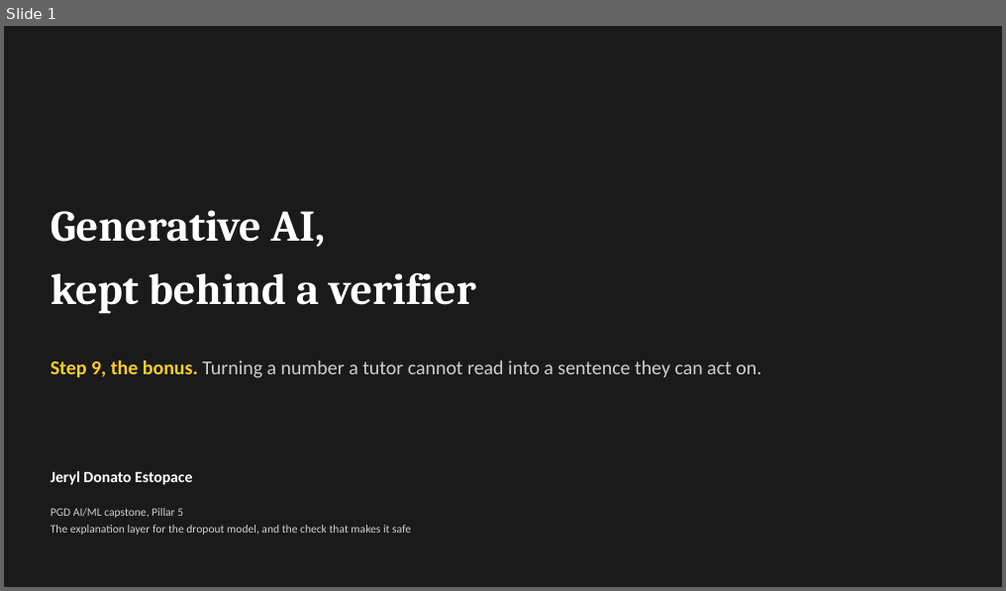
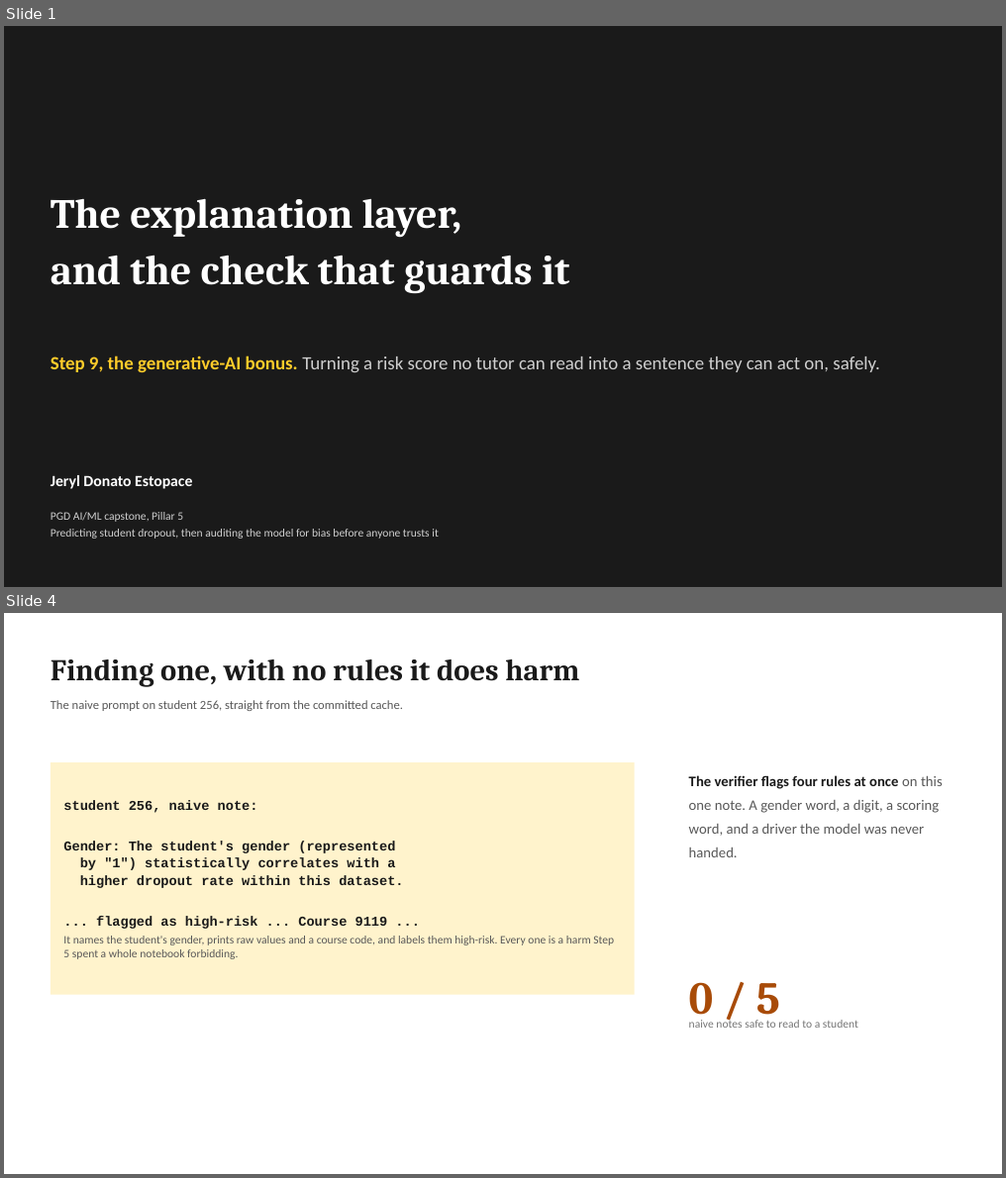
Before and after one commit to jeryldev/pgdaiml-capstone, a slide deck: presentations/genai_bonus.pptx. Shown one above the other, each under a label of ours: slide 1 before the commit, slides 1 and 4 after it; the slides between them are not shown. The pictures are 1006x591 and 1006x1178 pixels, drawn with LibreOffice and Linux fonts; fonts in the diff are those of the drawing. Boxes give left, top, right and bottom in pixels: in the first picture for what was removed or moved away, otherwise in the second. Text is boxed around its words. In the diff, an @@ line names an element or a change of style, - is before the commit and + after.

Commit message:
feat: rebuild genai bonus deck

```diff
--- a/presentations/genai_bonus.pptx
+++ b/presentations/genai_bonus.pptx
@@ slide 4 added at <box>4,613,1002,1174</box>, background #FFFFFF @@
@@ text added at <box>51,660,579,687</box>, 29 pt, text #1A1A1A, bold @@
+Finding one, with no rules it does harm
@@ text added at <box>51,700,403,711</box>, 12 pt, text #595959 @@
+The naive prompt on student 256, straight from the committed cache.
@@ rectangle added at <box>51,762,635,995</box>, fill #FFF3CC, 13 pt, text #1A1A1A, bold @@
+student 256, naive note:
+Gender: The student's gender (represented
+by "1") statistically correlates with a
+higher dropout rate within this dataset.
+... flagged as high-risk ... Course 9119 ...
+It names the student's gender, prints raw values and a course code, and labels them high-risk. Every one is a harm Step 5 spent a whole notebook forbidding.
@@ text added at <box>689,775,943,858</box>, 14 pt, text #595959 @@
+The verifier flags four rules at once on this one note. A gender word, a digit, a scoring word, and a driver the model was never handed.
@@ text added at <box>689,982,780,1024</box>, 44 pt, text #A84B08, bold @@
+0 / 5
@@ text added at <box>689,1019,858,1028</box>, 11 pt, text #767676 @@
+naive notes safe to read to a student
@@ slide 1 changed as well @@
@@ text at <box>51,198,569,294</box>: text changed; size 42 to 40 pt @@
-Generative AI,
-kept behind a verifier
+The explanation layer,
+and the check that guards it
@@ text at <box>51,356,879,373</box>: text changed; size 19 to 18 pt @@
-Step 9, the bonus. Turning a number a tutor cannot read into a sentence they can act on.
+Step 9, the generative-AI bonus. Turning a risk score no tutor can read into a sentence they can act on, safely.
@@ text "Jeryl Donato Estopace": place and size @@
-text "Jeryl Donato Estopace" at <box>51,472,192,485</box>
+text "Jeryl Donato Estopace" at <box>51,475,192,489</box>
@@ text at <box>51,529,439,539</box>: text changed @@
-The explanation layer for the dropout model, and the check that makes it safe
+Predicting student dropout, then auditing the model for bias before anyone trusts it
```
Also in this commit, not shown: 1 other slide changed, 5 other slides added, 4 slides removed, 5 other files.
